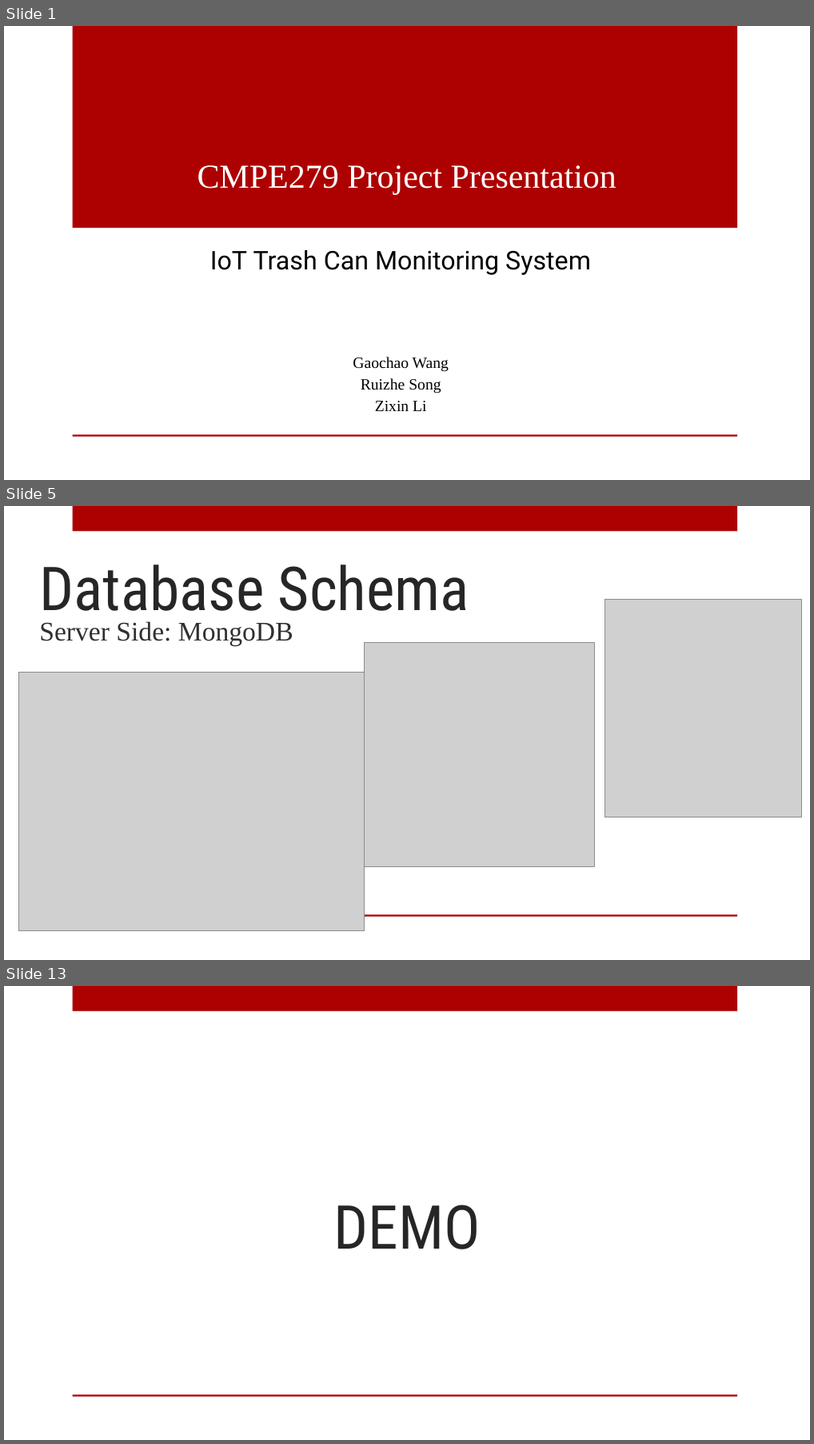
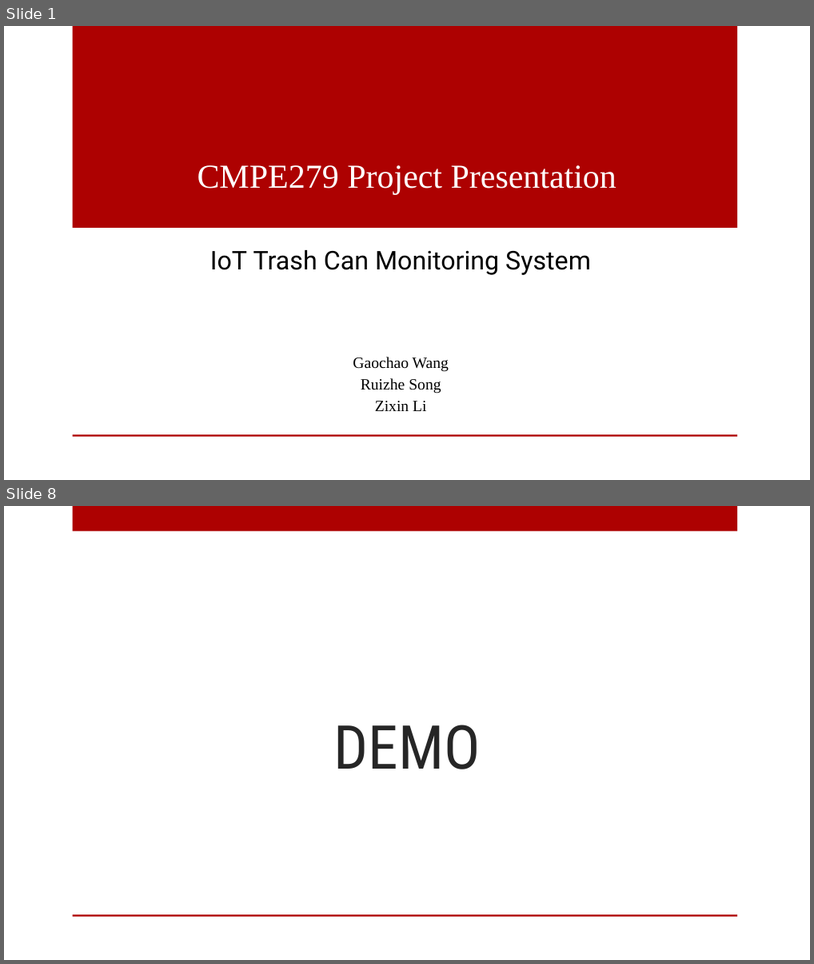
Before and after one commit to 504steven/IoT-TrashCanMonitoringSys, a slide deck: 297 Project Presentation.pptx. Shown one above the other, each under a label of ours: slides 1, 5 and 13 before the commit, slides 1 and 8 after it; the slides between them are not shown. The pictures are 814x1444 and 814x964 pixels, drawn with LibreOffice and Linux fonts; fonts in the diff are those of the drawing; grey boxes stand for pictures; background and template pictures are left out. Boxes give left, top, right and bottom in pixels: in the first picture for what was removed or moved away, otherwise in the second. Text is boxed around its words. In the diff, an @@ line names an element or a change of style, - is before the commit and + after.

```diff
--- a/297 Project Presentation.pptx
+++ b/297 Project Presentation.pptx
@@ slide 5 removed at (4,506,810,960), background picture (left out); not listed: 2 template elements that a slide beside it also shows @@
@@ title removed at (39,564,470,625) @@
-Database Schema
@@ picture removed at (605,600,802,817) @@
@@ text removed at (39,621,294,645) @@
-Server Side: MongoDB
@@ picture removed at (365,642,594,867) @@
@@ picture removed at (18,672,365,930) @@
@@ what was slide 13 is now slide 8 @@
```
Also in this commit, not shown: 1 slide changed, 5 slides added, 9 other slides removed, 1 other file.
